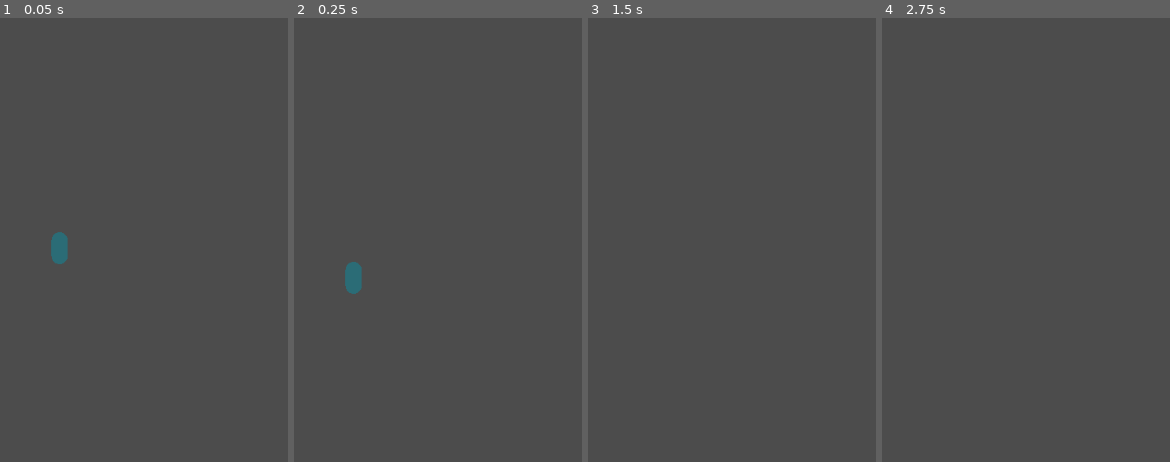
Above: before the commit, frames 1-4 (left to right).
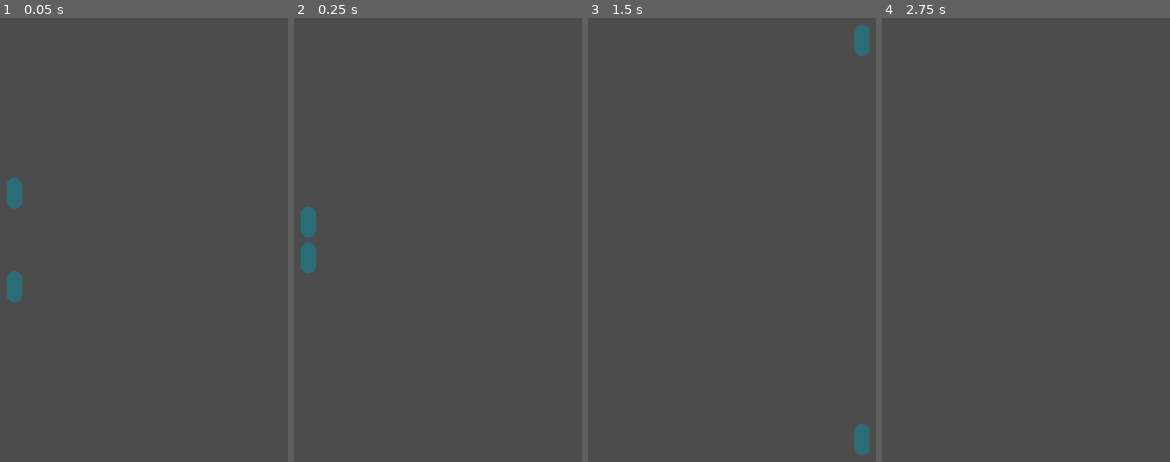
Above: after the commit, the same moments.

Repository: Notebooked/Reflection-prototype
Game: Godot game, scene res://Main.tscn
Same seed, same stepped clock (60 frames per second), same inputs: the game is played once before the commit and once after it.
Inputs:
- Up to frame 1 (0.05 s): no input
- Up to frame 2 (0.25 s): no input
- Up to frame 3 (1.5 s): hold D (right, bound only after the commit) from 0.53 s (still down); tap Space (jump, bound only after the commit) at 0.6, 0.77, 1.07, 1.35 s
- Up to frame 4 (2.75 s): tap Space (jump, bound only after the commit) at 1.52, 1.82, 2.1 s; tap Enter at 2 s; release D (right, bound only after the commit) at 2.03 s; hold A (left, bound only after the commit) from 2.03 s (still down)

The runs differ from the first frame. In frame 1, 1.0% of the frame differs, in the area x 2-24%, y 36-64%; in frame 2, 1.0%; in frame 3, 0.7%; in frame 4, nothing differs.

Commit message:
player movement

Diff:
--- a/Main.tscn
+++ b/Main.tscn
@@ -1,8 +1,19 @@
-[gd_scene load_steps=2 format=2]
+[gd_scene load_steps=4 format=2]
 
 [ext_resource path="res://Player.tscn" type="PackedScene" id=1]
+[ext_resource path="res://PlayerPlatform.gd" type="Script" id=2]
+
+[sub_resource type="RectangleShape2D" id=1]
+extents = Vector2( 168, 3 )
 
 [node name="Node2D" type="Node2D"]
 
-[node name="KinematicBody2D" parent="." instance=ExtResource( 1 )]
-position = Vector2( 513, 308 )
+[node name="Player" parent="." instance=ExtResource( 1 )]
+position = Vector2( 455, 238 )
+
+[node name="PlayerPlatform" type="StaticBody2D" parent="."]
+position = Vector2( 463, 300 )
+script = ExtResource( 2 )
+
+[node name="CollisionShape2D" type="CollisionShape2D" parent="PlayerPlatform"]
+shape = SubResource( 1 )
--- a/Player.gd
+++ b/Player.gd
@@ -1,16 +1,43 @@
 extends KinematicBody2D
 
 
-var speed = 20
+var acceleration = 500
 var gravity = 20
+var max_velocity = 350
+var deceleration = 0.8
+var jump_power = 400
 
 var velocity = Vector2.ZERO
 
+var mirrored: Sprite
+
 # Called when the node enters the scene tree for the first time.
 func _ready():
-	pass # Replace with function body.
+	mirrored = $Mirrored
 
-func _process(delta):
+func process_input():
+	if Input.is_action_pressed("left") and velocity.x > -max_velocity:
+		velocity.x -= acceleration
+		if velocity.x < -max_velocity:
+			velocity.x = -max_velocity
+	if Input.is_action_pressed("right") and velocity.x < max_velocity:
+		velocity.x += acceleration
+		if velocity.x > max_velocity:
+			velocity.x = max_velocity
+
+	if not (Input.is_action_pressed("left") or Input.is_action_pressed("right")):
+		velocity.x *= deceleration
+
+	if (Input.is_action_just_pressed("jump")):
+		velocity.y = -jump_power
+
+func _physics_process(delta):
 	velocity.y += gravity
 
+#	if (is_on_floor()):
+#		velocity.y = 0
+	process_input()
+
 	move_and_slide(velocity)
+
+	mirrored.global_position.y = 600 - position.y
--- a/Player.tscn
+++ b/Player.tscn
@@ -5,13 +5,17 @@
 
 [sub_resource type="CapsuleShape2D" id=1]
 
-[node name="KinematicBody2D" type="KinematicBody2D"]
+[node name="Player" type="KinematicBody2D"]
 script = ExtResource( 1 )
 
 [node name="CollisionShape2D" type="CollisionShape2D" parent="."]
 shape = SubResource( 1 )
 
 [node name="Capsule" type="Sprite" parent="."]
-position = Vector2( -0.25, 0.496288 )
-scale = Vector2( 0.101485, 0.101485 )
+scale = Vector2( 0.0990099, 0.0987654 )
 texture = ExtResource( 2 )
+
+[node name="Mirrored" type="Sprite" parent="."]
+position = Vector2( 2.98023e-08, -5.96046e-08 )
+scale = Vector2( 0.0990099, 0.0987654 )
+texture = ExtResource( 2 )
--- /dev/null
+++ b/PlayerPlatform.gd
@@ -0,0 +1,12 @@
+extends StaticBody2D
+
+
+var player: KinematicBody2D
+
+
+# Called when the node enters the scene tree for the first time.
+func _ready():
+	player = get_parent().get_node("Player")
+
+func _process(delta):
+	position.x = player.position.x
--- a/project.godot
+++ b/project.godot
@@ -18,6 +18,34 @@
 
 common/drop_mouse_on_gui_input_disabled=true
 
+[input]
+
+left={
+"deadzone": 0.5,
+"events": [ Object(InputEventKey,"resource_local_to_scene":false,"resource_name":"","device":0,"alt":false,"shift":false,"control":false,"meta":false,"command":false,"pressed":false,"scancode":65,"physical_scancode":0,"unicode":0,"echo":false,"script":null)
+ ]
+}
+right={
+"deadzone": 0.5,
+"events": [ Object(InputEventKey,"resource_local_to_scene":false,"resource_name":"","device":0,"alt":false,"shift":false,"control":false,"meta":false,"command":false,"pressed":false,"scancode":68,"physical_scancode":0,"unicode":0,"echo":false,"script":null)
+ ]
+}
+up={
+"deadzone": 0.5,
+"events": [ Object(InputEventKey,"resource_local_to_scene":false,"resource_name":"","device":0,"alt":false,"shift":false,"control":false,"meta":false,"command":false,"pressed":false,"scancode":87,"physical_scancode":0,"unicode":0,"echo":false,"script":null)
+ ]
+}
+down={
+"deadzone": 0.5,
+"events": [ Object(InputEventKey,"resource_local_to_scene":false,"resource_name":"","device":0,"alt":false,"shift":false,"control":false,"meta":false,"command":false,"pressed":false,"scancode":83,"physical_scancode":0,"unicode":0,"echo":false,"script":null)
+ ]
+}
+jump={
+"deadzone": 0.5,
+"events": [ Object(InputEventKey,"resource_local_to_scene":false,"resource_name":"","device":0,"alt":false,"shift":false,"control":false,"meta":false,"command":false,"pressed":false,"scancode":32,"physical_scancode":0,"unicode":0,"echo":false,"script":null)
+ ]
+}
+
 [physics]
 
 common/enable_pause_aware_picking=true
